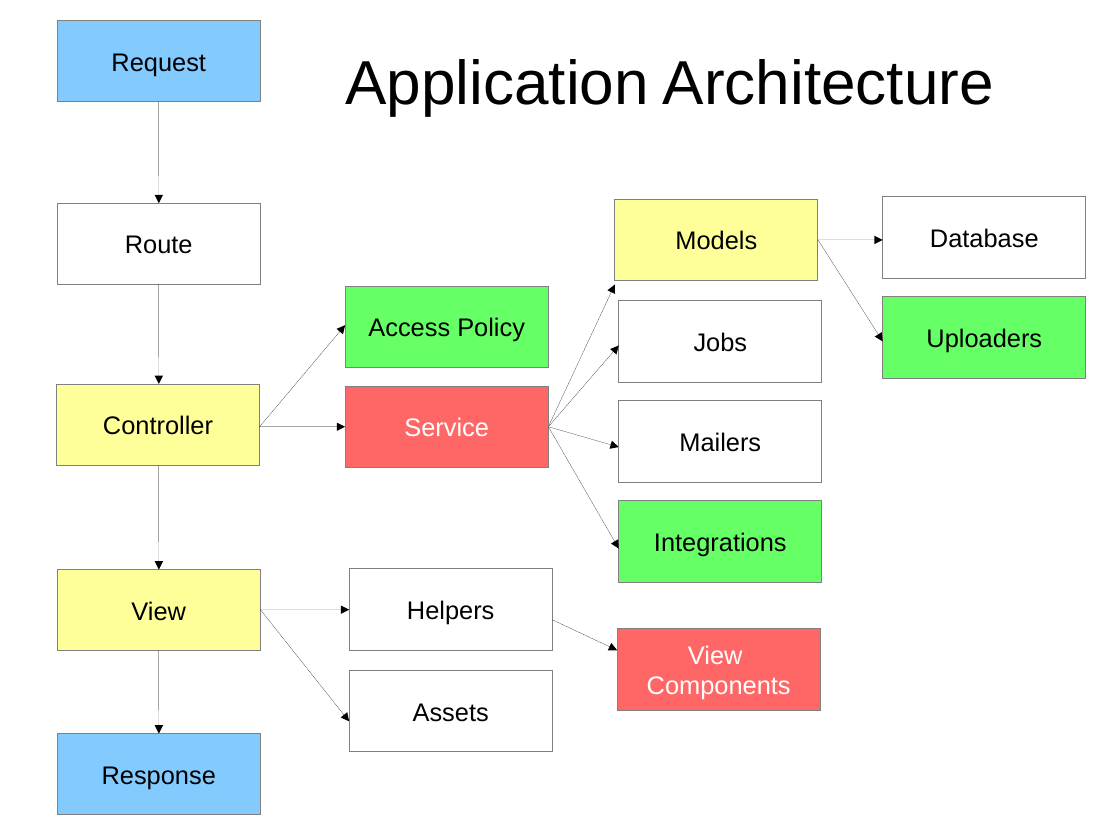
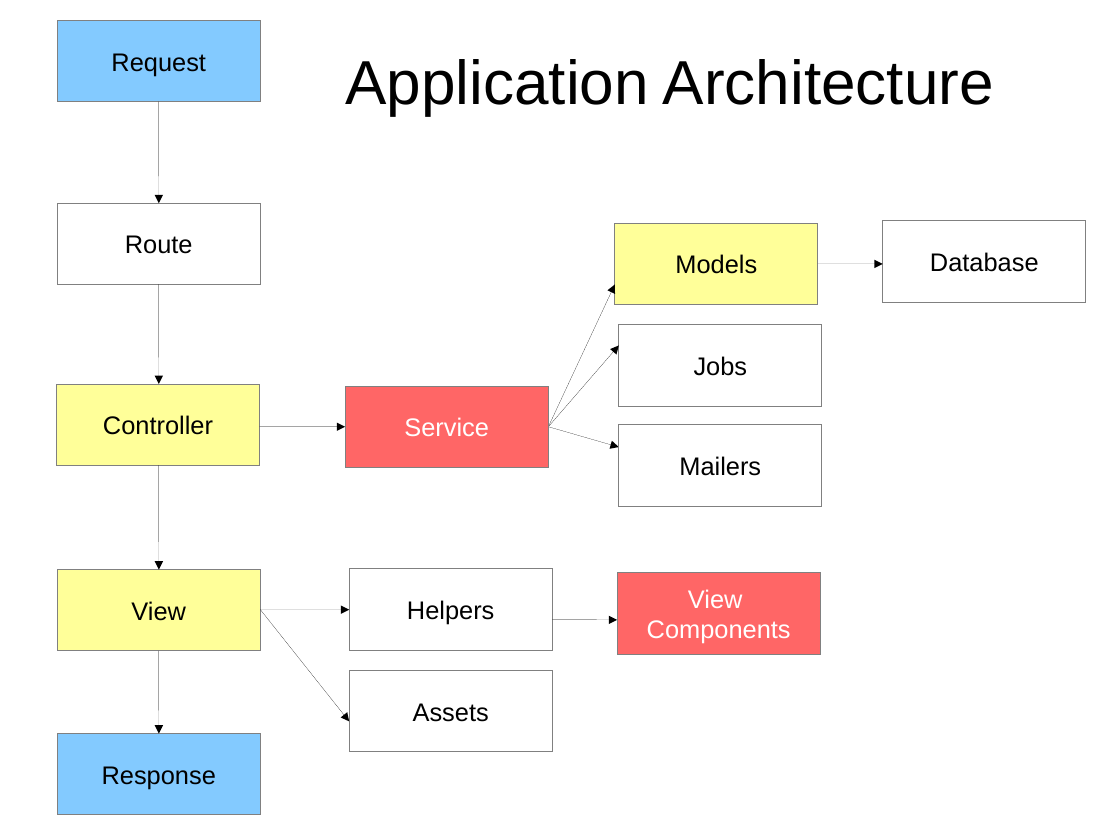
Before and after one commit to topdan/growing-your-rails-app, a slide deck: slide 16 of growing-your-rails-app.odp (slide 17 before the commit). Drawn at 1120x840 pixels with LibreOffice and Linux fonts; fonts in the diff are those of the drawing. Boxes give left, top, right and bottom in pixels: in the first picture for what was removed or moved away, otherwise in the second. Text is boxed around its words. In the diff, an @@ line names an element or a change of style, - is before the commit and + after.

```diff
--- a/growing-your-rails-app.odp
+++ b/growing-your-rails-app.odp
@@ 4 rectangles, 1 arrow: place and size @@
-4 rectangles, 1 arrow at <box>615,197,1086,482</box>
+4 rectangles, 1 arrow at <box>615,221,1086,506</box>
@@ arrow removed from (818, 240) to (883, 341) @@
@@ rectangle removed at <box>346,287,549,368</box> @@
-Access Policy
@@ rectangle removed at <box>883,297,1086,378</box> @@
-Uploaders
@@ arrow removed from (260, 427) to (346, 325) @@
@@ arrow removed from (549, 427) to (619, 549) @@
@@ rectangle removed at <box>619,501,822,582</box> @@
-Integrations
@@ rectangle "View": place and size @@
-rectangle "View" at <box>617,629,820,710</box>
+rectangle "View" at <box>617,573,820,655</box>
@@ arrow moved from (553, 620) - (617, 650) to (553, 620) - (617, 620) @@
```
Also in this commit, not shown: 6 other slides changed, 1 slide removed, 5 other files.
